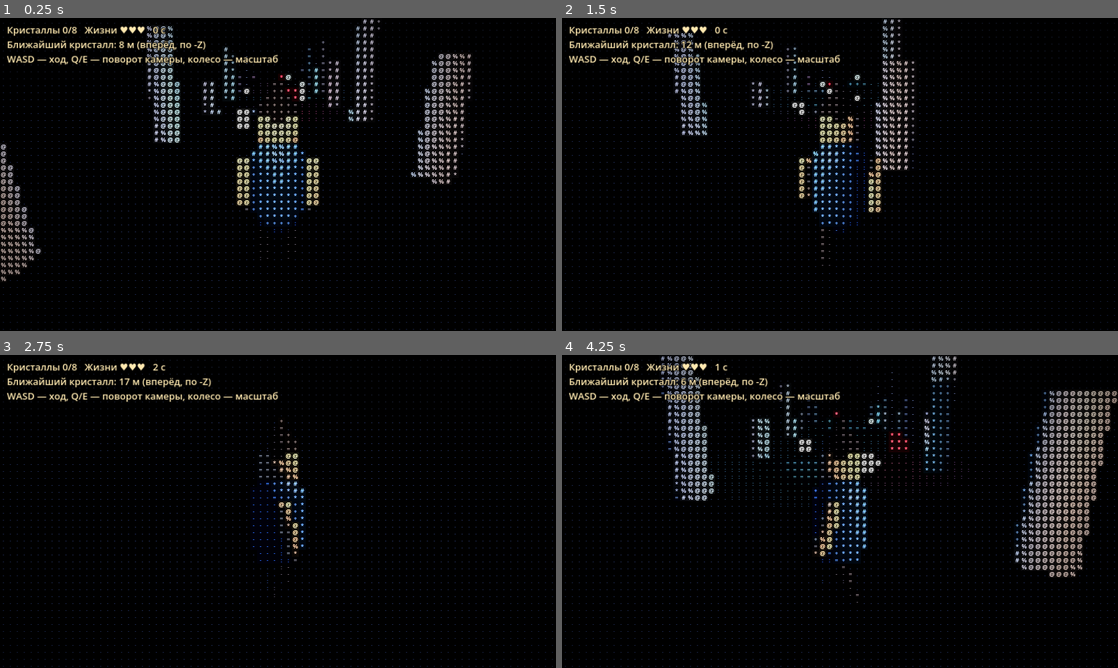
Above: before the commit, frames 1-4 (two rows, left to right).
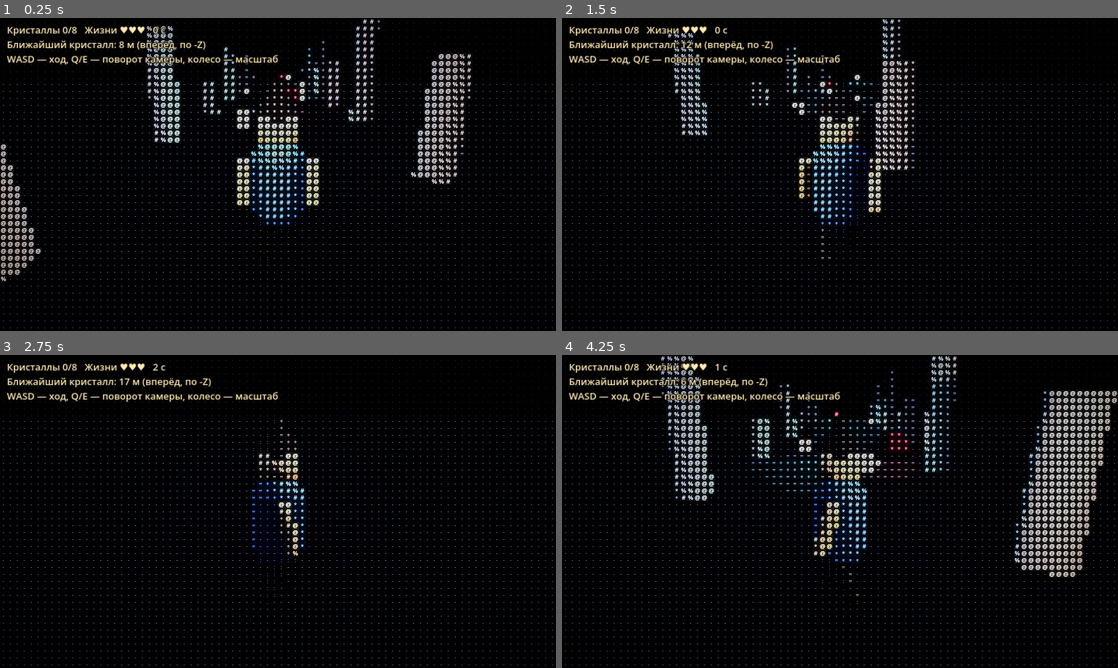
Above: after the commit, the same moments.

Repository: arteick/proxy-test
Game: Godot game, scene res://main.tscn
Same seed, same stepped clock (60 frames per second), same inputs: the game is played once before the commit and once after it.
Inputs (mouse positions are in pixels of both pictures, inside the frame that each line leads up to):
- Up to frame 1 (0.25 s): no input
- Up to frame 2 (1.5 s): tap Enter at 0.5 s; move the mouse to (962, 158) at 0.52 s; hold D 0.53-1.28 s; tap R at 0.6 s; click (962, 158) at 0.67 s; move the mouse to (728, 190) at 1.27 s; hold S from 1.28 s (still down); tap Q at 1.35 s
- Up to frame 3 (2.75 s): move the mouse to (333, 442) at 2.02 s; release S at 2.03 s; hold D from 2.03 s (still down); hold E from 2.03 s (still down)
- Up to frame 4 (4.25 s): move the mouse to (812, 574) at 2.77 s; release D at 2.78 s; release E at 2.78 s; hold W 2.78-3.53 s; tap R at 2.85 s; click (812, 574) at 2.92 s; move the mouse to (1006, 558) at 3.52 s; hold A from 3.53 s (still down); hold Q from 3.53 s (still down)

The runs differ from the first frame. In frame 1, 6.9% of the frame differs, in the area x 0-100%, y 0-100%; in frame 2, 5.3%; in frame 3, 3.8%; in frame 4, 8.3%.

Commit message:
Чат: свет по плану (небо/земля, затухание, filmic)
Co-Authored-By: Claude Sonnet 5.5 <noreply@anthropic.com>
Claude-Session: https://claude.ai/code/session_015uQSZEQ57ee6PN9o3Wu8xN

Diff:
--- a/godot/scripts/world.gd
+++ b/godot/scripts/world.gd
@@ -44,9 +44,19 @@
 	env.environment = Environment.new()
 	env.environment.background_mode = Environment.BG_COLOR
 	env.environment.background_color = Color("070910")
-	env.environment.ambient_light_source = Environment.AMBIENT_SOURCE_COLOR
-	env.environment.ambient_light_color = Color("7080b8")
-	env.environment.ambient_light_energy = 0.5
+	# полусферный свет как в Three.js-прототипе: небо 7080b8 сверху, земля 2a2018 снизу
+	var sky_mat := ProceduralSkyMaterial.new()
+	sky_mat.sky_top_color = Color("7080b8")
+	sky_mat.sky_horizon_color = Color("4a5070")
+	sky_mat.ground_horizon_color = Color("4a5070")
+	sky_mat.ground_bottom_color = Color("2a2018")
+	var sky := Sky.new()
+	sky.sky_material = sky_mat
+	env.environment.sky = sky
+	env.environment.ambient_light_source = Environment.AMBIENT_SOURCE_SKY
+	env.environment.ambient_light_energy = 0.9
+	env.environment.tonemap_mode = Environment.TONE_MAPPER_FILMIC
+	env.environment.tonemap_exposure = 1.0
 	add_child(env)
 
 	var plane := PlaneMesh.new()
@@ -69,12 +79,14 @@
 	key.light_color = Color("ffc680")
 	key.omni_range = 40.0
 	key.light_energy = 6.0
+	key.omni_attenuation = 1.4
 	key.shadow_enabled = true
 	add_child(key)
 	var rim := OmniLight3D.new()
 	rim.light_color = Color("5aa0ff")
 	rim.omni_range = 30.0
 	rim.light_energy = 3.0
+	rim.omni_attenuation = 1.4
 	rim.position = Vector3(-3, 2.5, -5)
 	add_child(rim)
 
Not shown, changed: docs/MEMORY.md
Not shown, changed: docs/PROGRESS.md
Not shown, changed: docs/ROADMAP.md
Not shown, added: docs/chat/20261026-022119-9ayg.md
